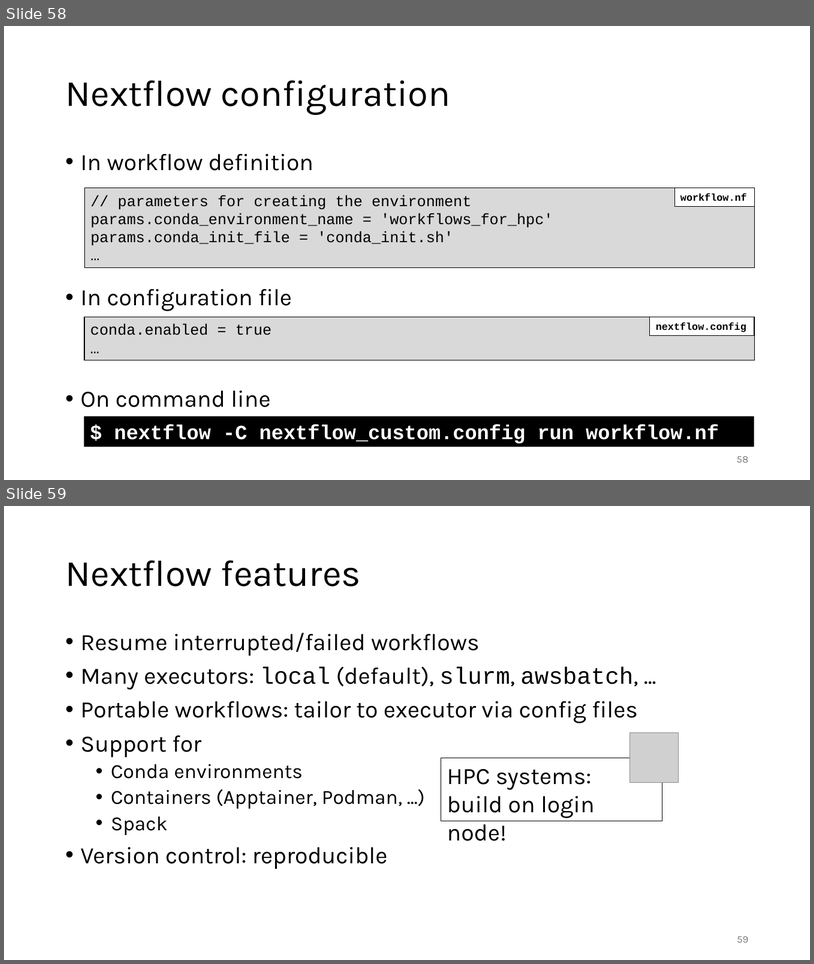
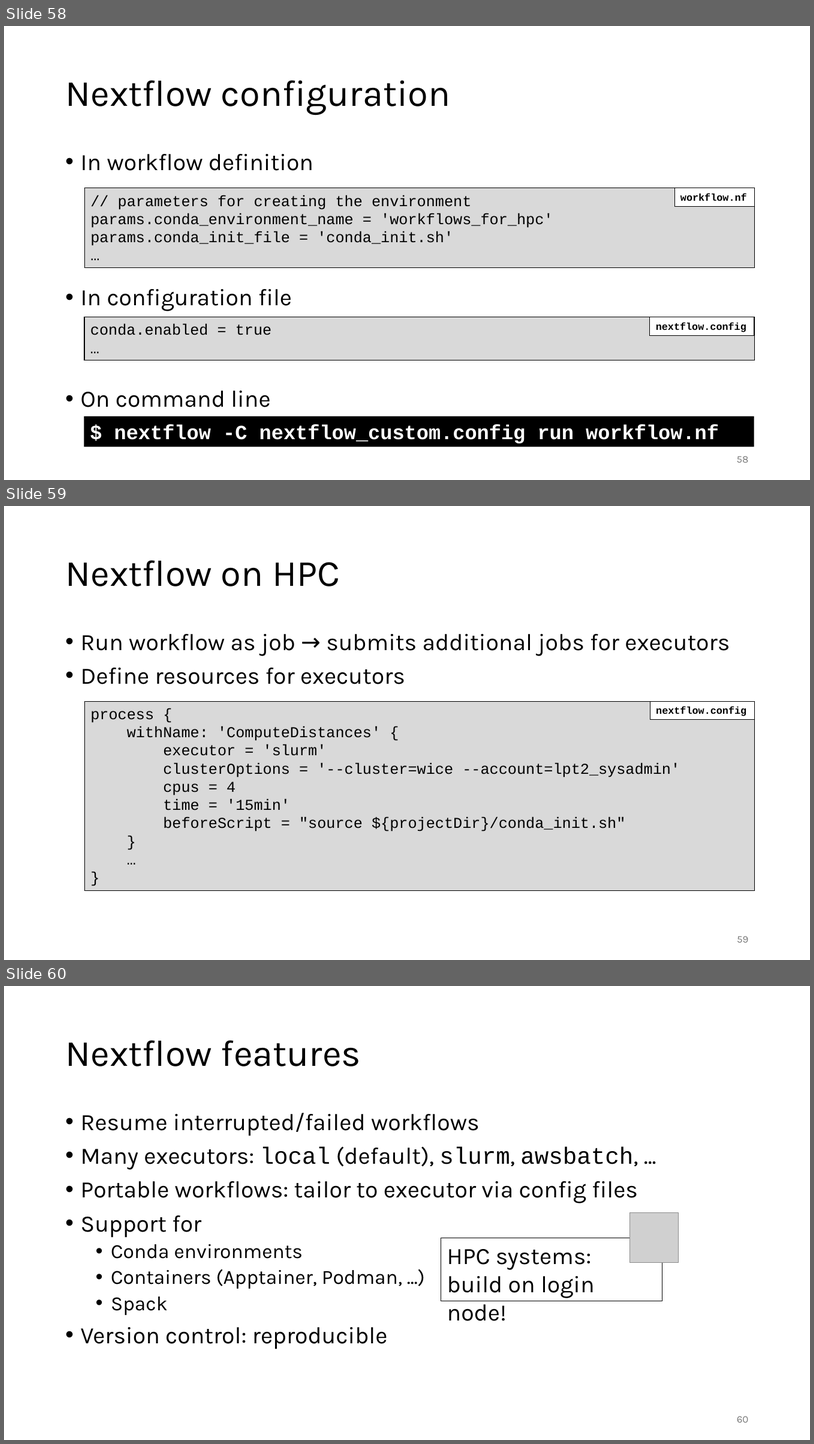
Before and after one commit to gjbex/Workflows-for-HPC, a slide deck: workflow_for_HPC.pptx. Shown one above the other, each under a label of ours: slides 58 and 59 before the commit, slides 58, 59 and 60 after it. The pictures are 814x964 and 814x1444 pixels, drawn with LibreOffice and Linux fonts; fonts in the diff are those of the drawing; grey boxes stand for pictures. Boxes give left, top, right and bottom in pixels: in the first picture for what was removed or moved away, otherwise in the second. Text is boxed around its words. In the diff, an @@ line names an element or a change of style, - is before the commit and + after.

```diff
--- a/workflow_for_HPC.pptx
+++ b/workflow_for_HPC.pptx
@@ slide 59 added at (x1=4, y1=506, x2=810, y2=960), background #FFFFFF @@
@@ title added at (x1=65, y1=560, x2=340, y2=586), 44 pt, text #000000 @@
+Nextflow on HPC
@@ text added at (x1=81, y1=634, x2=730, y2=684), 28 pt, text #000000 @@
+• Run workflow as job → submits additional jobs for executors
+• Define resources for executors
@@ rectangle added at (x1=84, y1=702, x2=755, y2=891), fill #D9D9D9, outline #000000 0.75 pt, 18 pt, text #000000 @@
+process {
+withName: 'ComputeDistances' {
+executor = 'slurm'
+clusterOptions = '--cluster=wice --account=lpt2_sysadmin'
+cpus = 4
+time = '15min'
+beforeScript = "source ${projectDir}/conda_init.sh"
+}
+…
+}
@@ rectangle added at (x1=651, y1=702, x2=755, y2=720), fill #FFFFFF, outline #000000 0.75 pt, 12 pt, text #000000, bold @@
+nextflow.config
@@ page number added at (x1=737, y1=936, x2=749, y2=942), 12 pt, text #797979 @@
+59
@@ what was slide 59 is now slide 60 @@
@@ page number at (x1=737, y1=1416, x2=749, y2=1422): text changed @@
-59
+60
```
Also in this commit, not shown: 1 slide changed.
